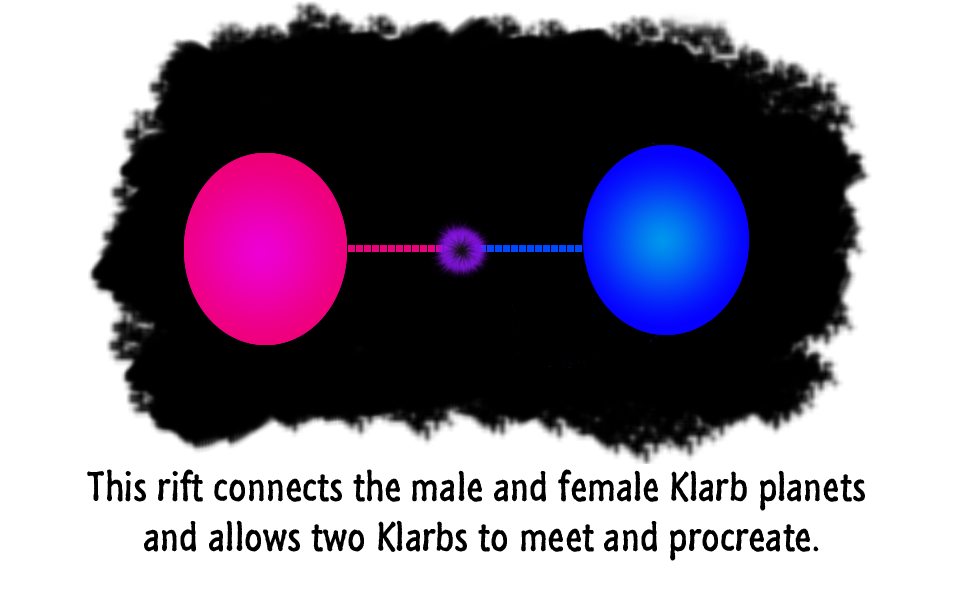
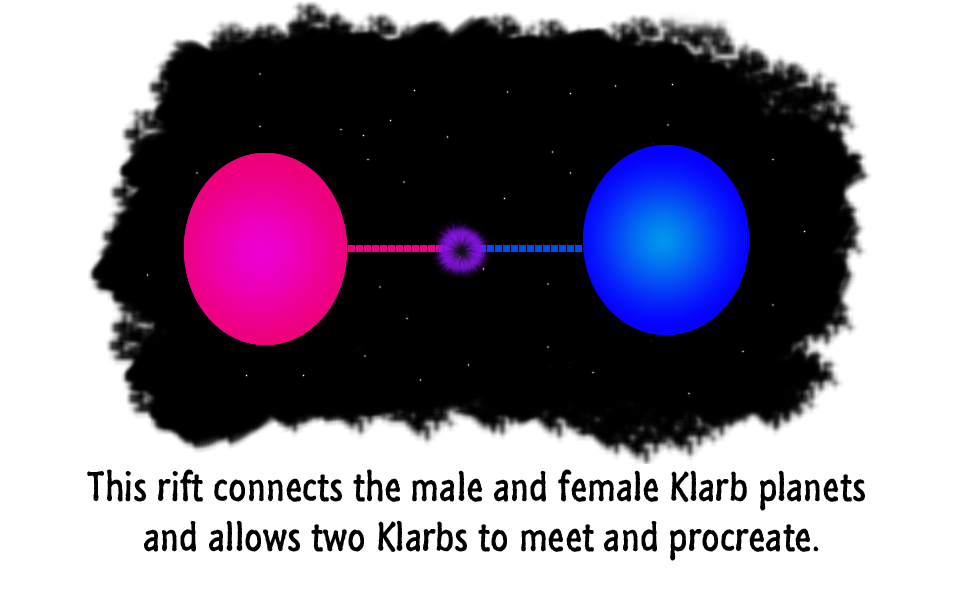
The second 960x600 image is a revision of the first. Changes to its layers:
painted on "Layer 1" over [146, 72, 806, 395]
